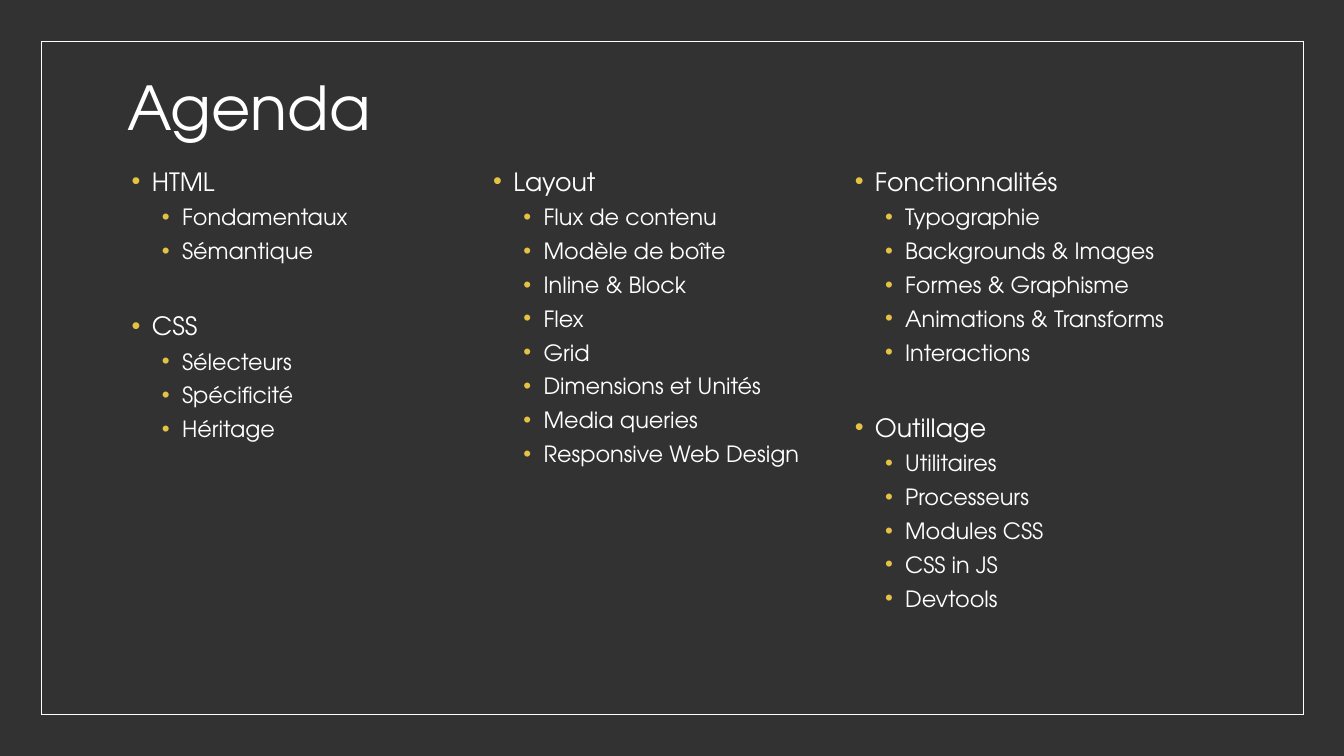
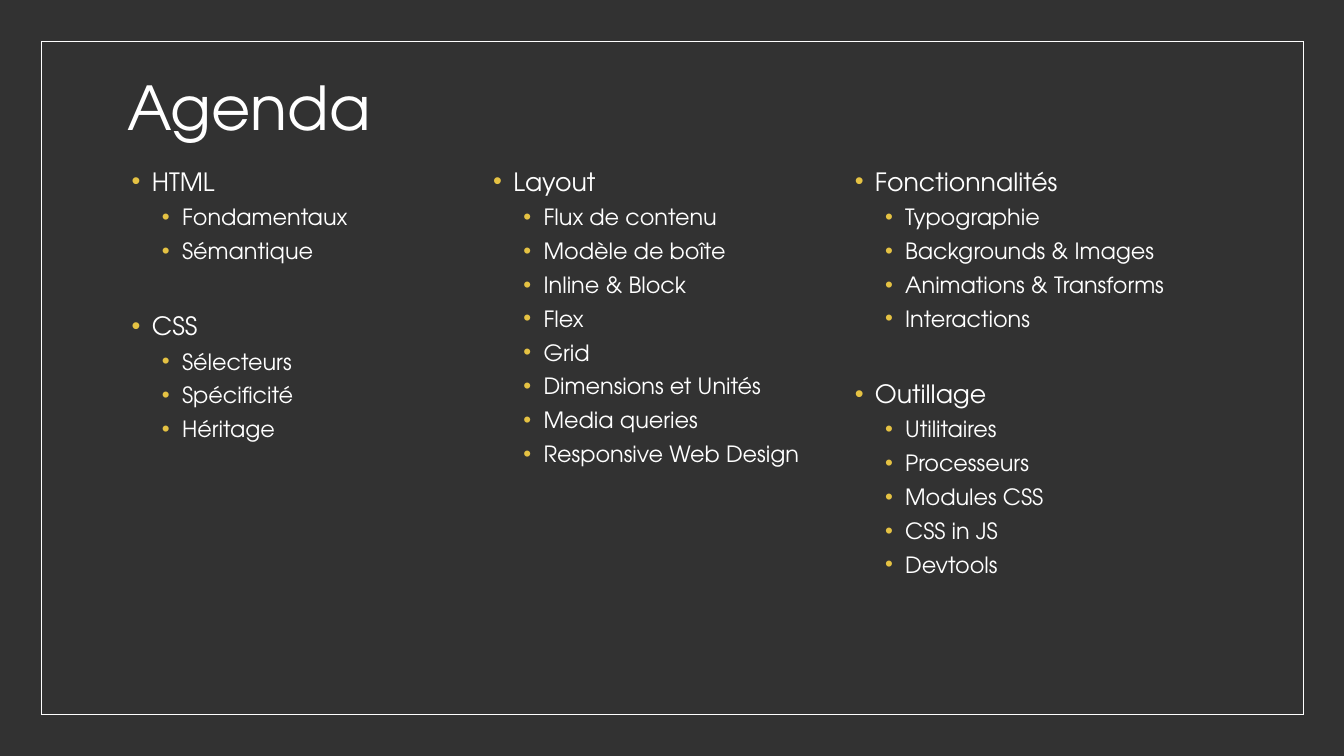
Before and after one commit to worldline/html-css-training, a slide deck: slide 2 of presenter_fr.pptx. Drawn at 1344x756 pixels with LibreOffice and Linux fonts; fonts in the diff are those of the drawing. Boxes give left, top, right and bottom in pixels: in the first picture for what was removed or moved away, otherwise in the second. Text is boxed around its words. In the diff, an @@ line names an element or a change of style, - is before the commit and + after.

```diff
--- a/presenter_fr.pptx
+++ b/presenter_fr.pptx
@@ text at box(905, 276, 1129, 298): paragraph removed @@
-  • Formes & Graphisme
```
Also in this commit, not shown: 2 other slides changed, 5 slides added, 1 other file.
